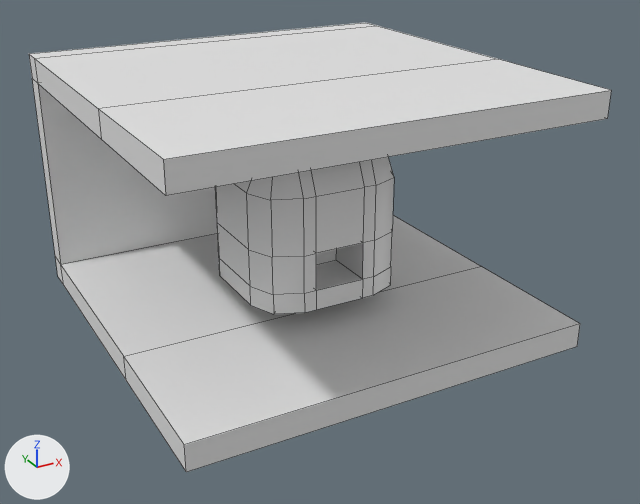
Before and after pictures for a commit that changed the FBX model Assets/3DModels/Buildings/Productions/CoalGenerator/Level_01/CoalGenerator_Level_01_StraightLeftRight.fbx.
Rendered twice from a camera (50 mm lens) standing at (-7.56, -14.73, 8.55) and looking at (0.07, -0.85, 1.61). The lights are fixed; the arrows at lower left show +X, +Y and +Z. Mesh edges are drawn as thin lines. Where no turn or scale is listed for an object, it has been applied to the vertices.

Names of what the first picture shows: 'CoalGenerator_Level_01_FrontLeftRight'.
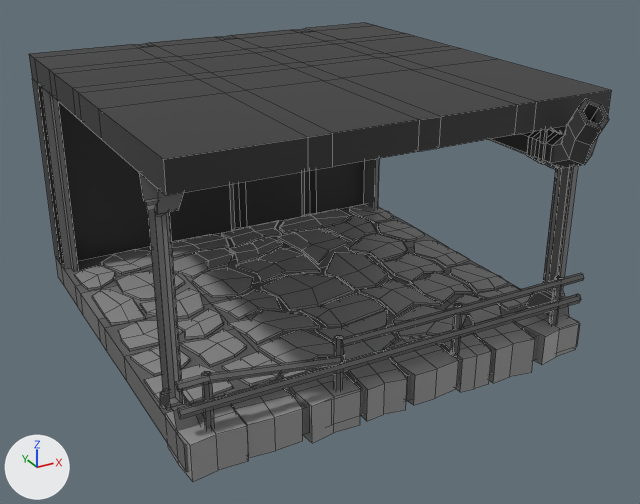
Boxes [x1, y1, x2, y2] around the edits, measured in the pictures (640 x 504 px):
'CoalGenerator_Level_01_FrontLeftRight', reshaped: before [29, 22, 611, 472]; after [29, 22, 611, 482]
part 1 of me_cube_012, added: after [341, 273, 584, 347]
part 2 of me_cube_012, deleted: before [215, 157, 394, 314]
part 3 of me_cube_012, added: after [30, 22, 611, 482]
part 4 of me_cube_012, recoloured (grey to black): [29, 54, 186, 471] in both

The edits, one by one:
Picture 'PaletteTexture.png' (img_palettetexture_png) is new.
Material 'Palette' (mat_palette) is new.
Its texture is img_palettetexture_png.
me_cube_012 is used by ob_coalgenerator_level_01_frontleftright; location (0.0, 0.0, 0.0).
me_cube_012 had 148 vertices, 144 faces and spanned x -4.0..4.0, y -4.0..4.0, z 0.0..5.0.
me_cube_012 now has 1676 vertices, 1388 faces and spans x -4.0..4.0, y -4.79..4.0, z -0.16..5.05.
me_cube_012 part 1: a new loose piece, a 6-sided cylinder along x spanning x -1.2..4.0, y -3.95..-3.8, z 1.37..1.5, in mat_palette (picture img_palettetexture_png).
me_cube_012 part 2: the loose piece of 116 vertices spanning x -1.5..1.5, y -1.75..1.25, z 0.9..3.9 is deleted.
me_cube_012 part 3: 1632 vertices added at x -4.0..4.0, y -4.79..4.0, z -0.16..5.05.
me_cube_012 part 4: 10 faces spanning x -4.0..4.0, y -4.0..4.0, z 0.0..5.0 switch from no material to mat_palette (picture img_palettetexture_png).
